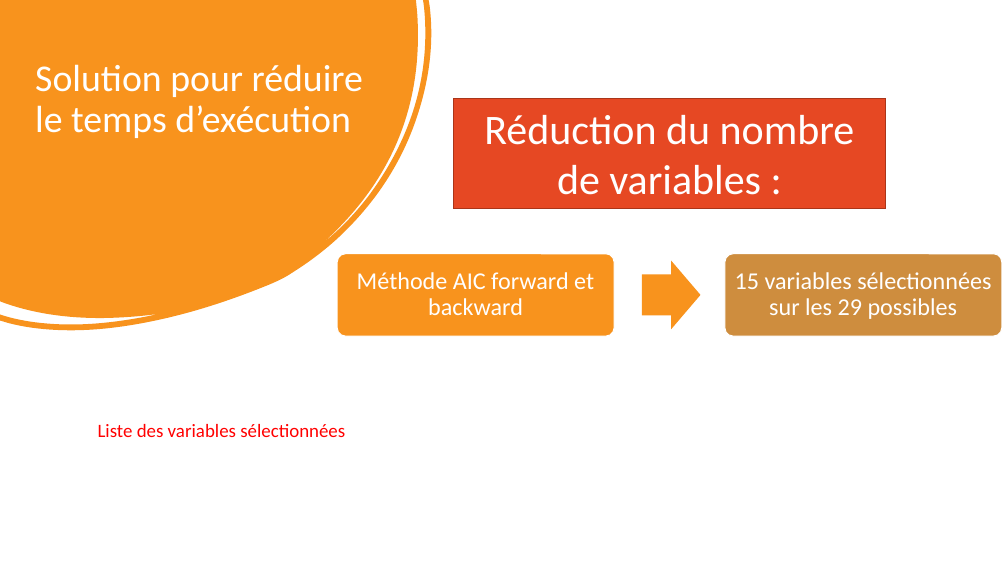
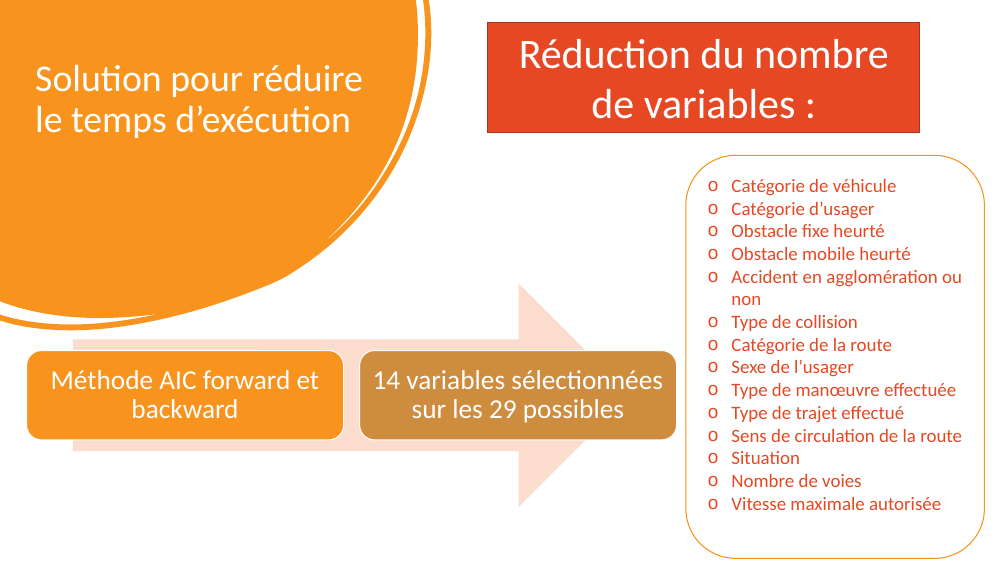
Before and after one commit to valentinecroibien/AccidentsRoutiers, a slide deck: slide 4 of Review4.pptx. Drawn at 1008x567 pixels with LibreOffice and Linux fonts; fonts in the diff are those of the drawing. Boxes give left, top, right and bottom in pixels: in the first picture for what was removed or moved away, otherwise in the second. Text is boxed around its words. In the diff, an @@ line names an element or a change of style, - is before the commit and + after.

```diff
--- a/Review4.pptx
+++ b/Review4.pptx
@@ rectangle "Réduction du nombre de variables ...": place and size @@
-rectangle "Réduction du nombre de variables ..." at [454,99,886,209]
+rectangle "Réduction du nombre de variables ..." at [488,23,920,132]
@@ rounded rectangle added at [686,156,985,559], fill #FFFFFF, outline #F8931D 1 pt, 18 pt, text #E64823 @@
+o Catégorie de véhicule
+o Catégorie d’usager
+o Obstacle fixe heurté
+o Obstacle mobile heurté
+o Accident en agglomération ou non
+o Type de collision
+o Catégorie de la route
+o Sexe de l’usager
+o Type de manœuvre effectuée
+o Type de trajet effectué
+o Sens de circulation de la route
+o Situation
+o Nombre de voies
+o Vitesse maximale autorisée
@@ right arrow removed at [642,261,701,330] @@
@@ right arrow added at [73,284,631,507], fill #FCDCCD @@
@@ rounded rectangle: place and size @@
-rounded rectangle at [337,254,614,337]
+rounded rectangle at [26,351,343,440]
@@ rounded rectangle at [26,351,343,440]: proportions changed @@
@@ text "Méthode AIC forward et backward": place and size @@
-text "Méthode AIC forward et backward" at [357,272,594,315]
+text "Méthode AIC forward et backward" at [51,370,320,418]
@@ text "Méthode AIC forward et backward" at [51,370,320,418]: size 23 to 26 pt; more space between paragraphs @@
@@ rounded rectangle at [360,351,677,440]: proportions changed @@
@@ rounded rectangle: place and size @@
-rounded rectangle at [725,254,1002,337]
+rounded rectangle at [360,351,677,440]
@@ text at [373,370,663,423]: text changed; size 23 to 26 pt @@
-15 variables sélectionnées sur les 29 possibles
+14 variables sélectionnées sur les 29 possibles
@@ text removed at [98,424,345,437] @@
-Liste des variables sélectionnées
```
Also in this commit, not shown: 4 other slides changed, 1 other file.
